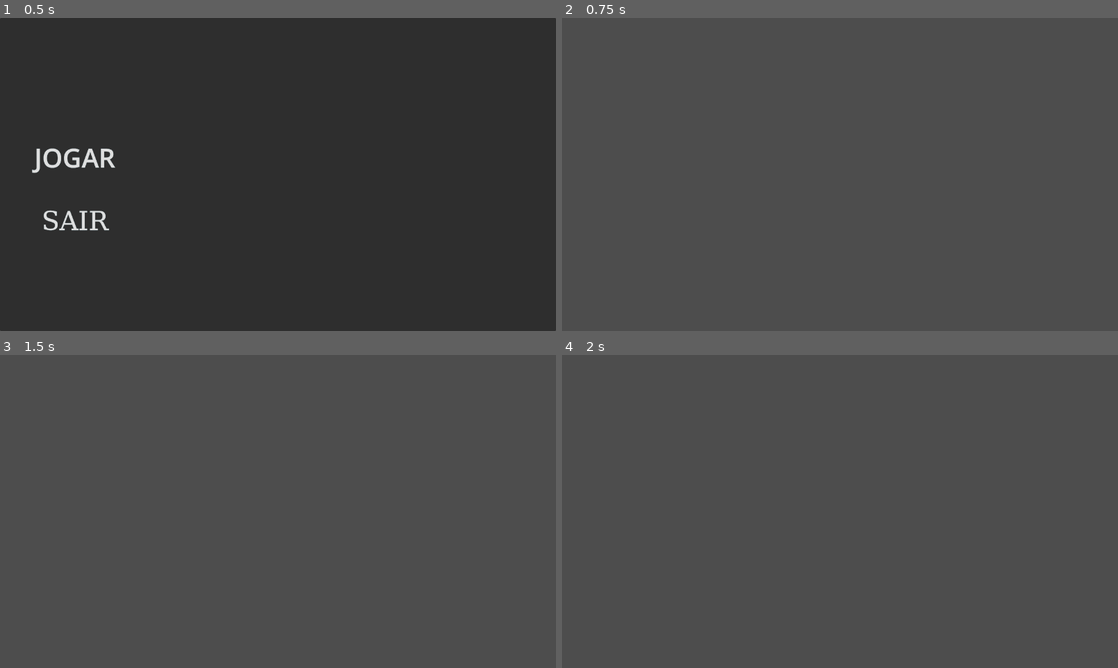
Above: before the commit, frames 1-4 (two rows, left to right).
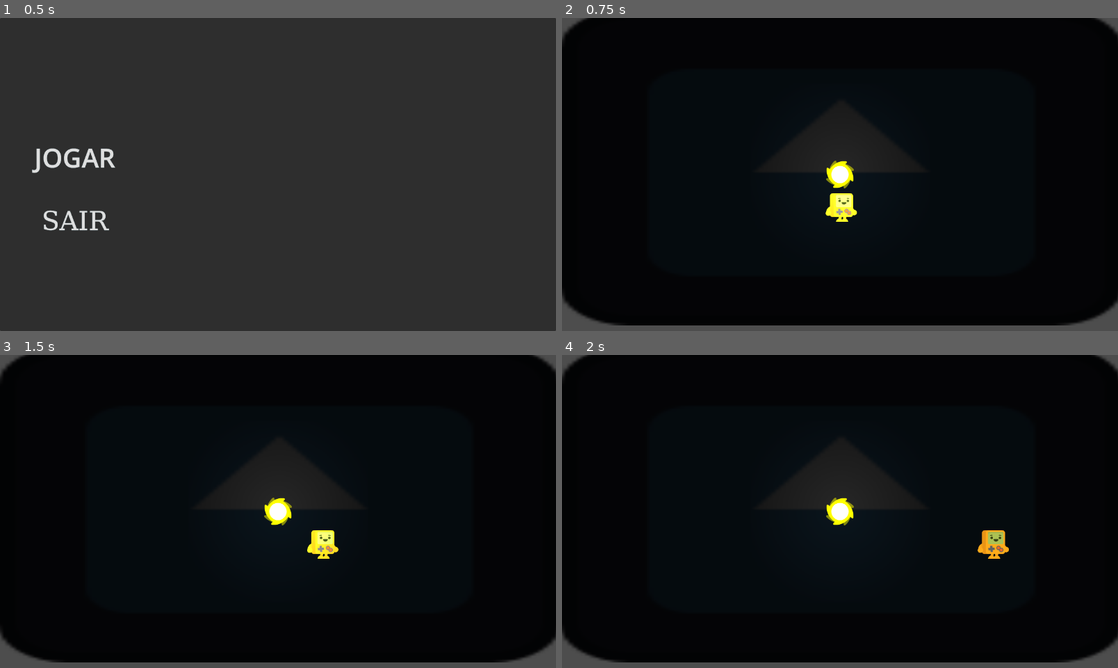
Above: after the commit, the same moments.

Repository: Blackjack10114/jogo-escuro
Game: Godot game, scene res://Scenes/MenuPrincipal.tscn
Two runs of this game, one before a commit and one after it. Both use one fixed random seed, a clock stepped at 60 frames per second and the inputs below. The engine's default icon, where the game draws it, is replaced by a stand-in: a white triangle on a blue panel in a dark square.
Inputs (mouse positions are in pixels of both pictures, inside the frame that each line leads up to):
- Up to frame 1 (0.5 s): no input
- Up to frame 2 (0.75 s): click "JOGAR" at 0.5 s
- Up to frame 3 (1.5 s): tap Enter (ui_accept) at 1.25, 1.35 s; move the mouse to (400, 495) at 1.27 s; hold Right (ui_right) from 1.28 s (still down)
- Up to frame 4 (2 s): keep holding Right (ui_right); tap Enter (ui_accept) at 1.52, 1.82 s

Frame 1 is identical in both runs. In frame 2, 98% of the frame differs, in the area x 0-100%, y 0-99%; in frame 3, 98%; in frame 4, 98%.

Commit message:
Player pode pegar a tocha

Diff:
--- /dev/null
+++ b/Objetos/Player.tscn
@@ -0,0 +1,19 @@
+[gd_scene format=3 uid="uid://bwrnn1c1hv5cm"]
+
+[ext_resource type="Texture2D" uid="uid://bhr62lfx5ciqv" path="res://Sprites/Placeholders/Player_temp.png" id="1_vhpeo"]
+[ext_resource type="Script" uid="uid://qaat3l4u1de0" path="res://Scripts/Movim_Player.gd" id="2_sqf2x"]
+
+[sub_resource type="RectangleShape2D" id="RectangleShape2D_asluq"]
+size = Vector2(72, 69)
+
+[node name="Player" type="Node2D" unique_id=1558179493]
+
+[node name="CharacterBody2D" type="CharacterBody2D" parent="." unique_id=402908485]
+script = ExtResource("2_sqf2x")
+
+[node name="CollisionShape2D" type="CollisionShape2D" parent="CharacterBody2D" unique_id=1323632431]
+position = Vector2(-1, 15.5)
+shape = SubResource("RectangleShape2D_asluq")
+
+[node name="Sprite2D" type="Sprite2D" parent="CharacterBody2D" unique_id=2124380342]
+texture = ExtResource("1_vhpeo")
--- a/Objetos/Tocha.tscn
+++ b/Objetos/Tocha.tscn
@@ -1,6 +1,10 @@
 [gd_scene format=3 uid="uid://dabjl2g7fc2da"]
 
-[ext_resource type="Texture2D" uid="uid://34eb8j034ct8" path="res://icon.svg" id="1_m4aki"]
+[ext_resource type="Script" uid="uid://bcduc2tt6m5h7" path="res://Scripts/Pegar_tocha.gd" id="1_hlgnc"]
+[ext_resource type="Texture2D" uid="uid://dfrpruvrr6o0e" path="res://Sprites/Placeholders/Tocha_Teste.png" id="1_m4aki"]
+
+[sub_resource type="RectangleShape2D" id="RectangleShape2D_6a0gk"]
+size = Vector2(67, 66)
 
 [sub_resource type="Gradient" id="Gradient_hlgnc"]
 colors = PackedColorArray(1, 1, 1, 1, 0, 0, 0, 1)
@@ -8,16 +12,23 @@
 [sub_resource type="GradientTexture2D" id="GradientTexture2D_6a0gk"]
 gradient = SubResource("Gradient_hlgnc")
 fill = 1
-fill_from = Vector2(0.5173913, 0.49130434)
-fill_to = Vector2(0.8652174, 0.12608695)
+fill_from = Vector2(0.5043478, 0.4869565)
+fill_to = Vector2(0.90869564, 0.104347825)
 
 [node name="Tocha" type="Node2D" unique_id=1342345491]
 
-[node name="Sprite2D" type="Sprite2D" parent="." unique_id=627103602]
+[node name="Area2D" type="Area2D" parent="." unique_id=1427522342]
+script = ExtResource("1_hlgnc")
+
+[node name="CollisionShape2D" type="CollisionShape2D" parent="Area2D" unique_id=381019188]
+position = Vector2(0.5, 2)
+shape = SubResource("RectangleShape2D_6a0gk")
+
+[node name="Sprite2D" type="Sprite2D" parent="Area2D" unique_id=280868615]
 texture = ExtResource("1_m4aki")
 
-[node name="PointLight2D" type="PointLight2D" parent="." unique_id=235973874]
+[node name="PointLight2D" type="PointLight2D" parent="Area2D" unique_id=235973874]
 position = Vector2(0.50000095, 3.8146973e-06)
 scale = Vector2(1.953125, 1.9687501)
-energy = 2.2
 texture = SubResource("GradientTexture2D_6a0gk")
+texture_scale = 3.34
--- /dev/null
+++ b/Scenes/SceneTeste/Gabriel.tscn
@@ -0,0 +1,21 @@
+[gd_scene format=3 uid="uid://clnk3xqkcwjes"]
+
+[ext_resource type="PackedScene" uid="uid://dabjl2g7fc2da" path="res://Objetos/Tocha.tscn" id="1_1jv7q"]
+[ext_resource type="PackedScene" uid="uid://bwrnn1c1hv5cm" path="res://Objetos/Player.tscn" id="2_pkdgx"]
+[ext_resource type="Texture2D" uid="uid://34eb8j034ct8" path="res://icon.svg" id="3_bvunt"]
+
+[node name="Gabriel" type="Node2D" unique_id=1855230435]
+
+[node name="Tocha" parent="." unique_id=1342345491 instance=ExtResource("1_1jv7q")]
+
+[node name="Camera2D" type="Camera2D" parent="." unique_id=478850467]
+
+[node name="Player" parent="." unique_id=1558179493 instance=ExtResource("2_pkdgx")]
+position = Vector2(3, 61)
+
+[node name="Fundo" type="Sprite2D" parent="." unique_id=1073828355]
+modulate = Color(0.07683582, 0.07683582, 0.07683582, 1)
+z_index = -10
+position = Vector2(3, -16)
+scale = Vector2(10.1328125, 5.6796875)
+texture = ExtResource("3_bvunt")
--- a/Scripts/MenuPrincipal.gd
+++ b/Scripts/MenuPrincipal.gd
@@ -5,7 +5,8 @@
 	#await get_tree().create_timer(0.4).timeout
 
 	GameManager.IniciarJogo()
-	get_tree().change_scene_to_file("res://Scenes/Main.tscn")
+	#get_tree().change_scene_to_file("res://Scenes/Main.tscn")
+	get_tree().change_scene_to_file("res://Scenes/SceneTeste/Gabriel.tscn")
 
 func _on_botaoSair_pressed():
 	get_tree().quit()
--- /dev/null
+++ b/Scripts/Movim_Player.gd
@@ -0,0 +1,18 @@
+extends CharacterBody2D
+
+@export var speed = 500
+var color
+
+
+func _physics_process(_delta):
+	var direction = Vector2.ZERO
+
+	direction = Input.get_vector("ui_left","ui_right","ui_up","ui_down")
+
+	#direction.x = Input.get_action_strength("ui_right") - Input.get_action_strength("ui_left")
+	#direction.y = Input.get_action_strength("ui_down") - Input.get_action_strength("ui_up")
+	#print (direction)
+	#direction = direction.normalized()
+	velocity = direction * speed
+
+	move_and_slide()
--- /dev/null
+++ b/Scripts/Pegar_tocha.gd
@@ -0,0 +1,29 @@
+extends Area2D
+
+var pode_pegar = false
+var player = null
+
+func _ready():
+	connect("body_entered", _on_body_entered)
+
+func _on_body_entered(body):
+	if body is CharacterBody2D:
+		print ("colidiu com player")
+		pode_pegar = true
+		player = body
+
+func _on_body_exited(body):
+	if body is CharacterBody2D:
+		pode_pegar = false
+		player = null
+
+func _process(_delta):
+	if pode_pegar and Input.is_action_just_pressed("ui_accept"):
+		pegar_tocha()
+
+func pegar_tocha():
+	if player:
+		get_parent().remove_child(self)
+		player.add_child(self)
+		position = Vector2(20, 0)
+		z_index = player.z_index - 1
--- a/project.godot
+++ b/project.godot
@@ -25,6 +25,41 @@
 window/size/viewport_height=720
 window/stretch/mode="viewport"
 
+[input]
+
+ui_left={
+"deadzone": 0.5,
+"events": [Object(InputEventKey,"resource_local_to_scene":false,"resource_name":"","device":0,"window_id":0,"alt_pressed":false,"shift_pressed":false,"ctrl_pressed":false,"meta_pressed":false,"pressed":false,"keycode":4194319,"physical_keycode":0,"key_label":0,"unicode":0,"location":0,"echo":false,"script":null)
+, Object(InputEventJoypadButton,"resource_local_to_scene":false,"resource_name":"","device":-1,"button_index":13,"pressure":0.0,"pressed":false,"script":null)
+, Object(InputEventJoypadMotion,"resource_local_to_scene":false,"resource_name":"","device":-1,"axis":0,"axis_value":-1.0,"script":null)
+, Object(InputEventKey,"resource_local_to_scene":false,"resource_name":"","device":-1,"window_id":0,"alt_pressed":false,"shift_pressed":false,"ctrl_pressed":false,"meta_pressed":false,"pressed":false,"keycode":0,"physical_keycode":65,"key_label":0,"unicode":97,"location":0,"echo":false,"script":null)
+]
+}
+ui_right={
+"deadzone": 0.5,
+"events": [Object(InputEventKey,"resource_local_to_scene":false,"resource_name":"","device":0,"window_id":0,"alt_pressed":false,"shift_pressed":false,"ctrl_pressed":false,"meta_pressed":false,"pressed":false,"keycode":4194321,"physical_keycode":0,"key_label":0,"unicode":0,"location":0,"echo":false,"script":null)
+, Object(InputEventJoypadButton,"resource_local_to_scene":false,"resource_name":"","device":-1,"button_index":14,"pressure":0.0,"pressed":false,"script":null)
+, Object(InputEventJoypadMotion,"resource_local_to_scene":false,"resource_name":"","device":-1,"axis":0,"axis_value":1.0,"script":null)
+, Object(InputEventKey,"resource_local_to_scene":false,"resource_name":"","device":-1,"window_id":0,"alt_pressed":false,"shift_pressed":false,"ctrl_pressed":false,"meta_pressed":false,"pressed":false,"keycode":0,"physical_keycode":68,"key_label":0,"unicode":100,"location":0,"echo":false,"script":null)
+]
+}
+ui_up={
+"deadzone": 0.5,
+"events": [Object(InputEventKey,"resource_local_to_scene":false,"resource_name":"","device":0,"window_id":0,"alt_pressed":false,"shift_pressed":false,"ctrl_pressed":false,"meta_pressed":false,"pressed":false,"keycode":4194320,"physical_keycode":0,"key_label":0,"unicode":0,"location":0,"echo":false,"script":null)
+, Object(InputEventJoypadButton,"resource_local_to_scene":false,"resource_name":"","device":-1,"button_index":11,"pressure":0.0,"pressed":false,"script":null)
+, Object(InputEventJoypadMotion,"resource_local_to_scene":false,"resource_name":"","device":-1,"axis":1,"axis_value":-1.0,"script":null)
+, Object(InputEventKey,"resource_local_to_scene":false,"resource_name":"","device":-1,"window_id":0,"alt_pressed":false,"shift_pressed":false,"ctrl_pressed":false,"meta_pressed":false,"pressed":false,"keycode":0,"physical_keycode":87,"key_label":0,"unicode":119,"location":0,"echo":false,"script":null)
+]
+}
+ui_down={
+"deadzone": 0.5,
+"events": [Object(InputEventKey,"resource_local_to_scene":false,"resource_name":"","device":0,"window_id":0,"alt_pressed":false,"shift_pressed":false,"ctrl_pressed":false,"meta_pressed":false,"pressed":false,"keycode":4194322,"physical_keycode":0,"key_label":0,"unicode":0,"location":0,"echo":false,"script":null)
+, Object(InputEventJoypadButton,"resource_local_to_scene":false,"resource_name":"","device":-1,"button_index":12,"pressure":0.0,"pressed":false,"script":null)
+, Object(InputEventJoypadMotion,"resource_local_to_scene":false,"resource_name":"","device":-1,"axis":1,"axis_value":1.0,"script":null)
+, Object(InputEventKey,"resource_local_to_scene":false,"resource_name":"","device":-1,"window_id":0,"alt_pressed":false,"shift_pressed":false,"ctrl_pressed":false,"meta_pressed":false,"pressed":false,"keycode":0,"physical_keycode":83,"key_label":0,"unicode":115,"location":0,"echo":false,"script":null)
+]
+}
+
 [physics]
 
 3d/physics_engine="Jolt Physics"
Not shown, added: Scripts/Movim_Player.gd.uid
Not shown, added: Scripts/Pegar_tocha.gd.uid
Binary file added: Sprites/Placeholders/Player_temp.png
Not shown, added: Sprites/Placeholders/Player_temp.png.import
Binary file added: Sprites/Placeholders/Tocha_Teste.png
Not shown, added: Sprites/Placeholders/Tocha_Teste.png.import
